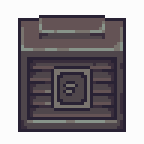
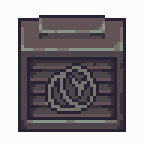
Comparing the layer stacks of the two w=144, h=144 images. Changes:
added layer "plant" above "card" over [45, 63, 99, 114]
hid "chip" over [48, 66, 96, 111]
